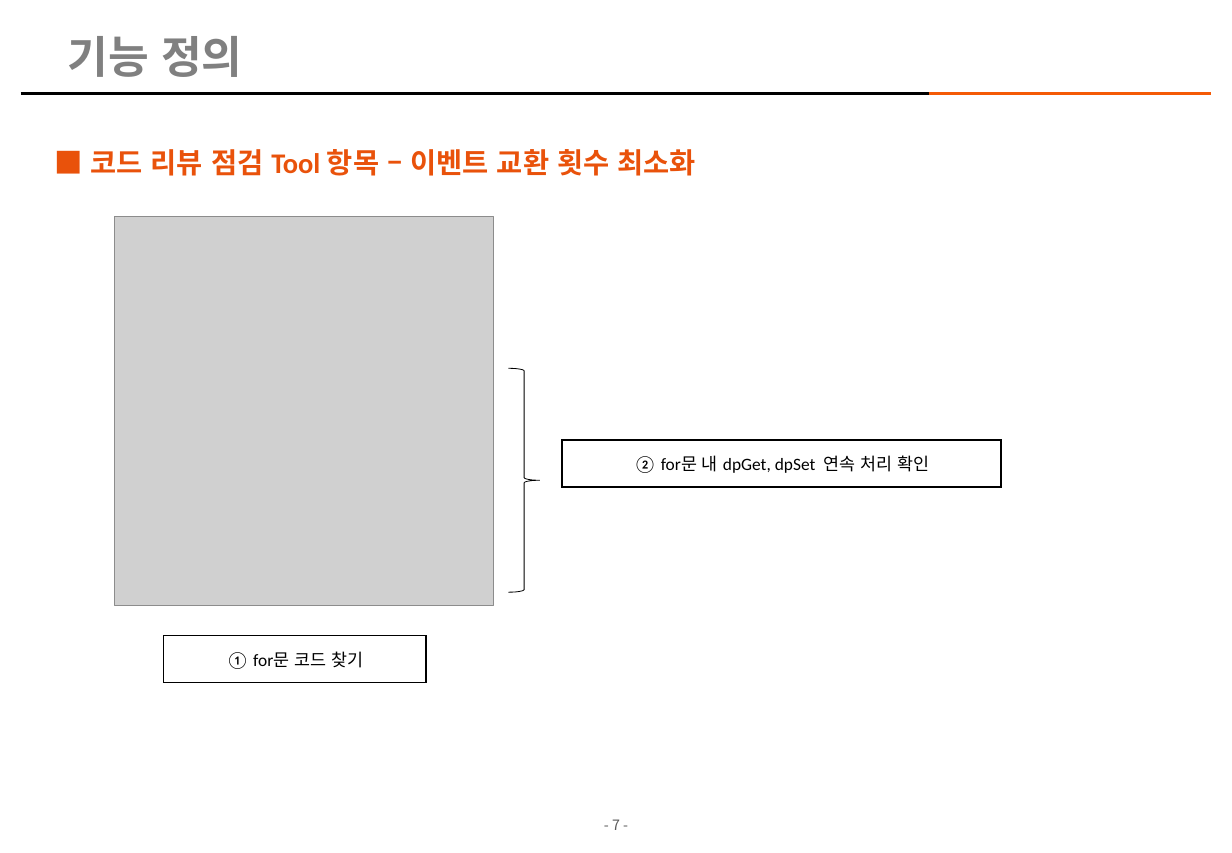
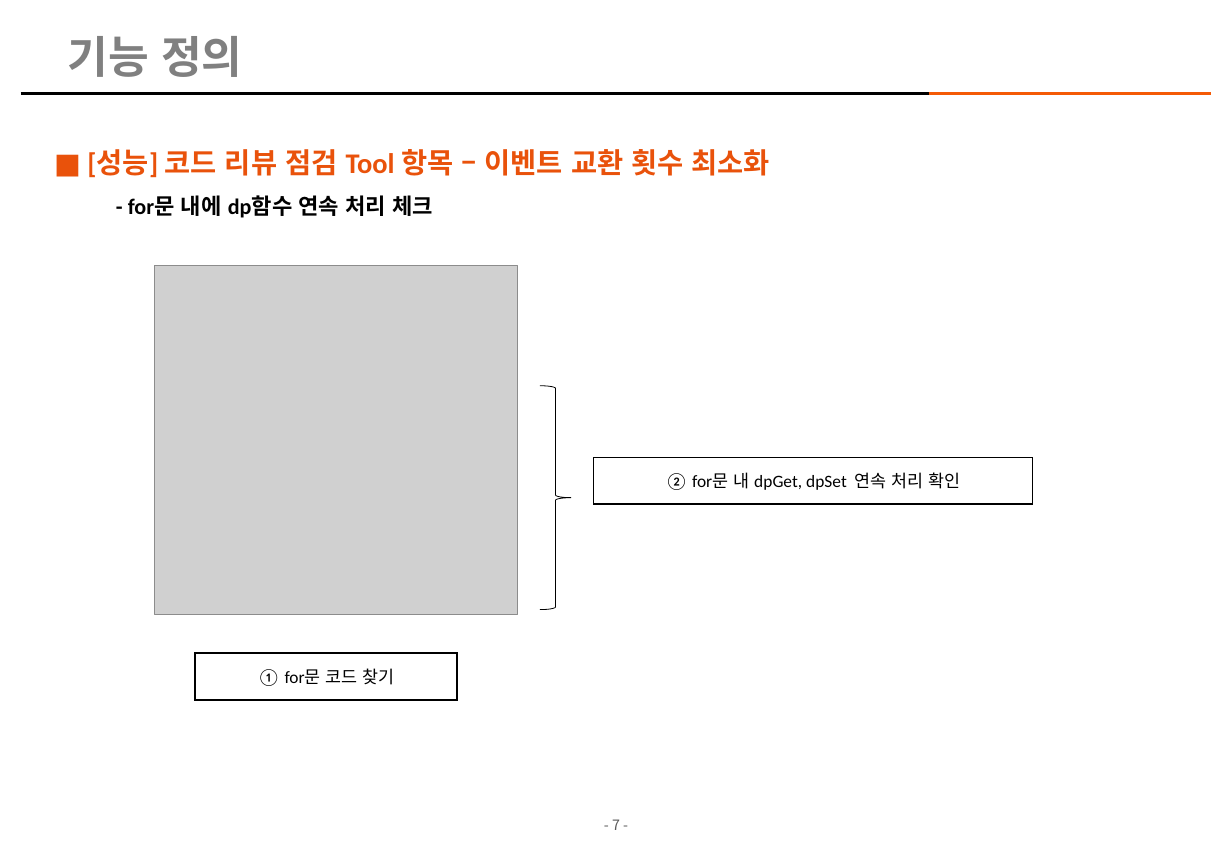
Before and after one commit to kimhopepa/PythonPjt, a slide deck: slide 7 of CodeReviewTool/doc/CodeReview_점검_Tool_개발계획서_rev06.pptx. Drawn at 1232x853 pixels with LibreOffice and Linux fonts; fonts in the diff are those of the drawing; grey boxes stand for pictures; background and template pictures are left out. Boxes give left, top, right and bottom in pixels: in the first picture for what was removed or moved away, otherwise in the second. Text is boxed around its words. In the diff, an @@ line names an element or a change of style, - is before the commit and + after.

```diff
--- a/CodeReviewTool/doc/CodeReview_점검_Tool_개발계획서_rev06.pptx
+++ b/CodeReviewTool/doc/CodeReview_점검_Tool_개발계획서_rev06.pptx
@@ text at box(87, 149, 770, 218): text changed @@
-■ 코드 리뷰 점검 Tool 항목 – 이벤트 교환 횟수 최소화
+■ [성능] 코드 리뷰 점검 Tool 항목 – 이벤트 교환 횟수 최소화
+    - for문 내에 dp함수 연속 처리 체크
@@ picture: place and size @@
-picture at box(115, 216, 494, 605)
+picture at box(155, 265, 518, 614)
@@ 2 rectangles, 1 right brace: place and size @@
-2 rectangles, 1 right brace at box(164, 369, 1001, 683)
+2 rectangles, 1 right brace at box(195, 386, 1033, 700)
```
Also in this commit, not shown: 5 other slides changed, 5 slides added, 10 slides removed, 7 other files.
